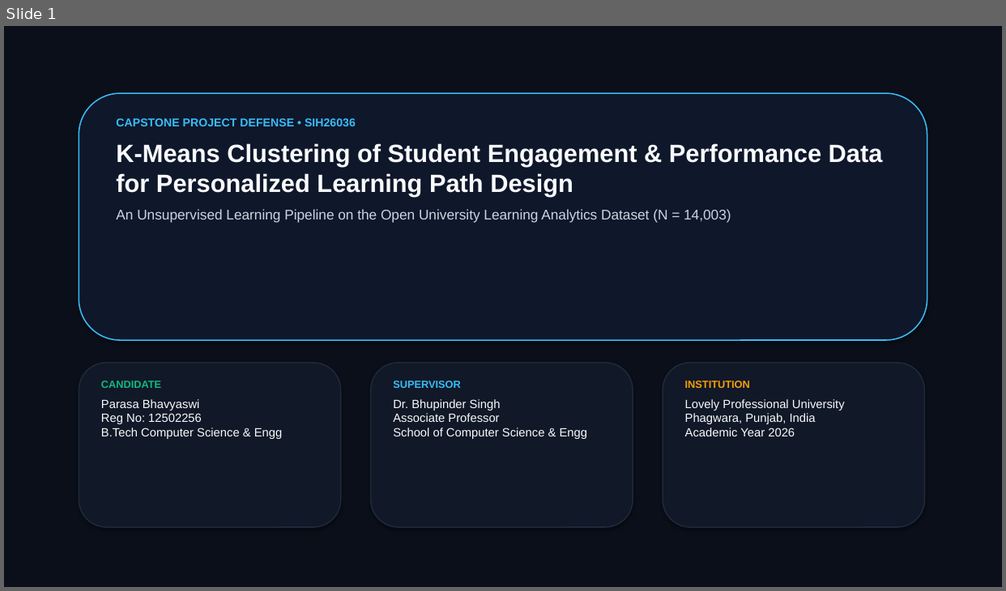
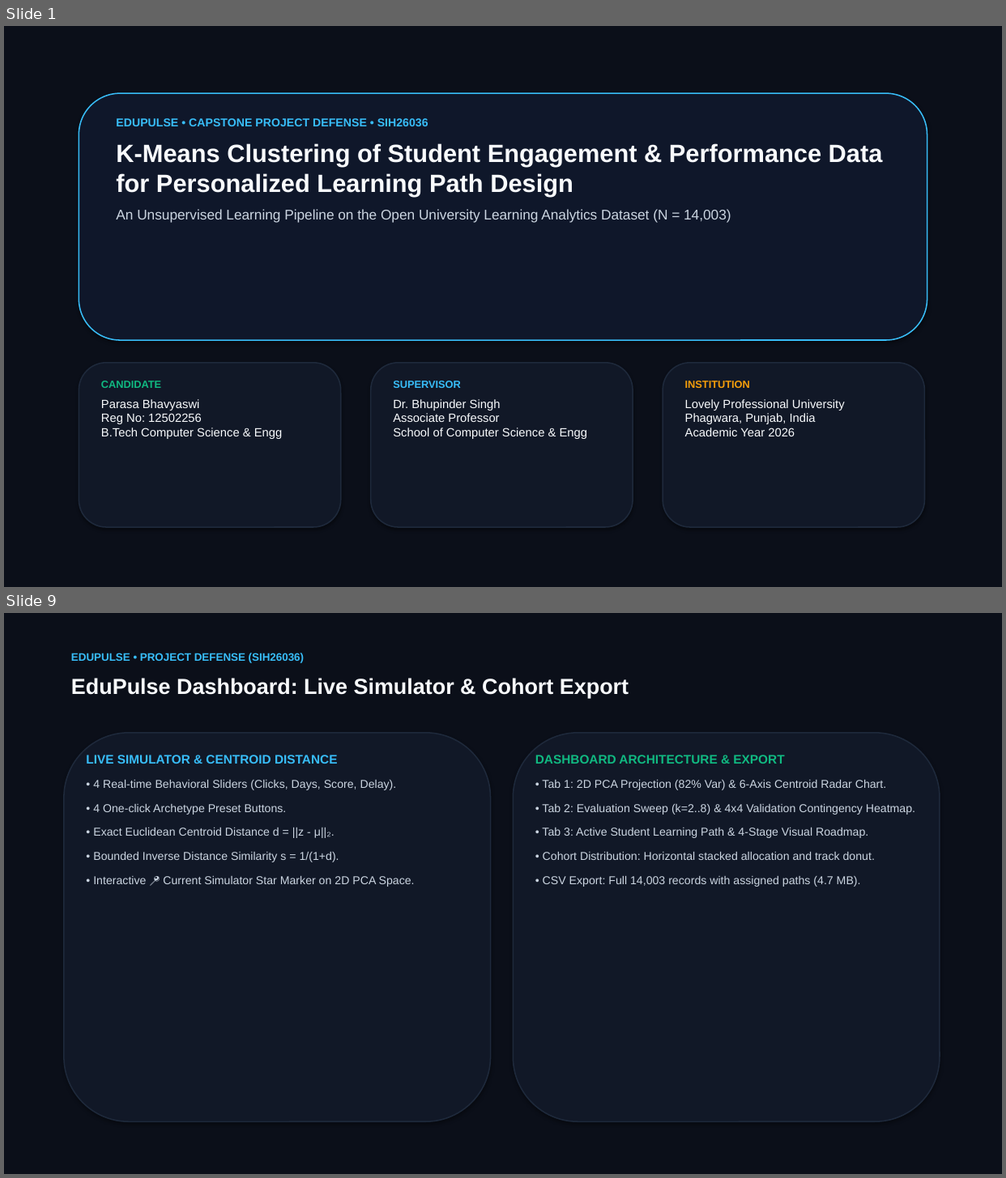
Before and after one commit to parasabhavyaswi/student-engagement-performance-clustering, a slide deck: EduCluster_ML_Presentation.pptx. Shown one above the other, each under a label of ours: slide 1 before the commit, slides 1 and 9 after it; the slides between them are not shown. The pictures are 1006x591 and 1006x1178 pixels, drawn with LibreOffice and Linux fonts; fonts in the diff are those of the drawing. Boxes give left, top, right and bottom in pixels: in the first picture for what was removed or moved away, otherwise in the second. Text is boxed around its words. In the diff, an @@ line names an element or a change of style, - is before the commit and + after.

Commit message:
feat(edupulse): finalize EduPulse rebranding, pipeline verification, IEEE research paper (docx & pdf), and deck

```diff
--- a/EduCluster_ML_Presentation.pptx
+++ b/EduCluster_ML_Presentation.pptx
@@ slide 9 added at [4, 613, 1002, 1174], background #FFFFFF @@
@@ rectangle added at [4, 613, 1002, 1174], fill #0B0F19 @@
@@ text added at [71, 653, 304, 663], 10.5 pt, text #38BDF8, bold @@
+EDUPULSE • PROJECT DEFENSE (SIH26036)
@@ text added at [71, 678, 629, 698], 21 pt, text #F8FAFC, bold @@
+EduPulse Dashboard: Live Simulator & Cohort Export
@@ rounded rectangle added at [64, 733, 491, 1122], fill #111827, outline #1E293B 1.2 pt @@
@@ rounded rectangle added at [513, 733, 940, 1122], fill #111827, outline #1E293B 1.2 pt @@
@@ text added at [86, 755, 415, 887], 11 pt, text #CBD5E1 @@
+LIVE SIMULATOR & CENTROID DISTANCE
+• 4 Real-time Behavioral Sliders (Clicks, Days, Score, Delay).
+• 4 One-click Archetype Preset Buttons.
+• Exact Euclidean Centroid Distance d = ||z - μ||₂.
+• Bounded Inverse Distance Similarity s = 1/(1+d).
+• Interactive 📍 Current Simulator Star Marker on 2D PCA Space.
@@ text added at [535, 755, 915, 887], 11 pt, text #CBD5E1 @@
+DASHBOARD ARCHITECTURE & EXPORT
+• Tab 1: 2D PCA Projection (82% Var) & 6-Axis Centroid Radar Chart.
+• Tab 2: Evaluation Sweep (k=2..8) & 4x4 Validation Contingency Heatmap.
+• Tab 3: Active Student Learning Path & 4-Stage Visual Roadmap.
+• Cohort Distribution: Horizontal stacked allocation and track donut.
+• CSV Export: Full 14,003 records with assigned paths (4.7 MB).
@@ slide 1 changed as well @@
@@ text at [116, 118, 428, 126]: text changed @@
-CAPSTONE PROJECT DEFENSE • SIH26036
+EDUPULSE • CAPSTONE PROJECT DEFENSE • SIH26036
```
Also in this commit, not shown: 4 other slides changed, 4 other slides added, 5 slides removed, 20 other files.
